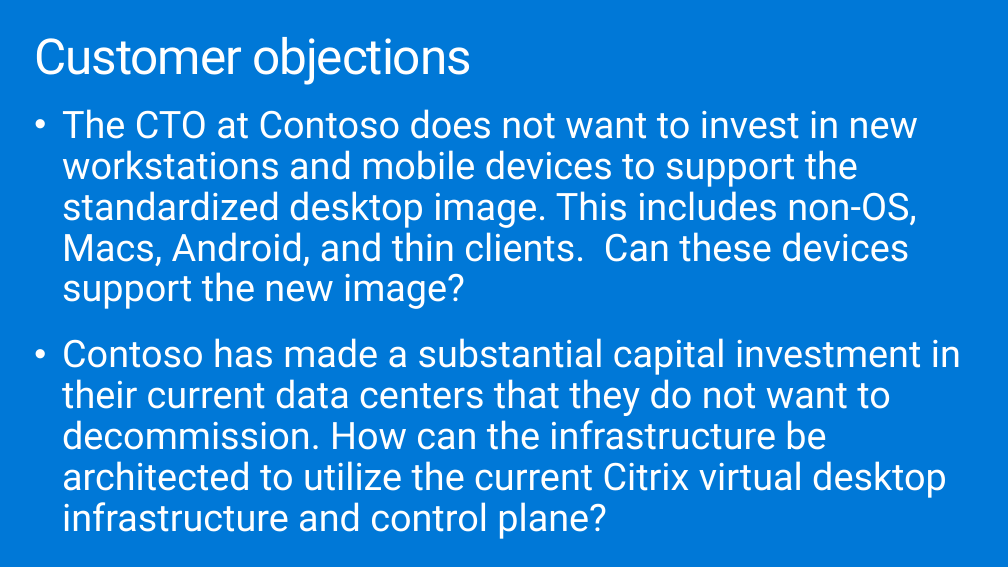
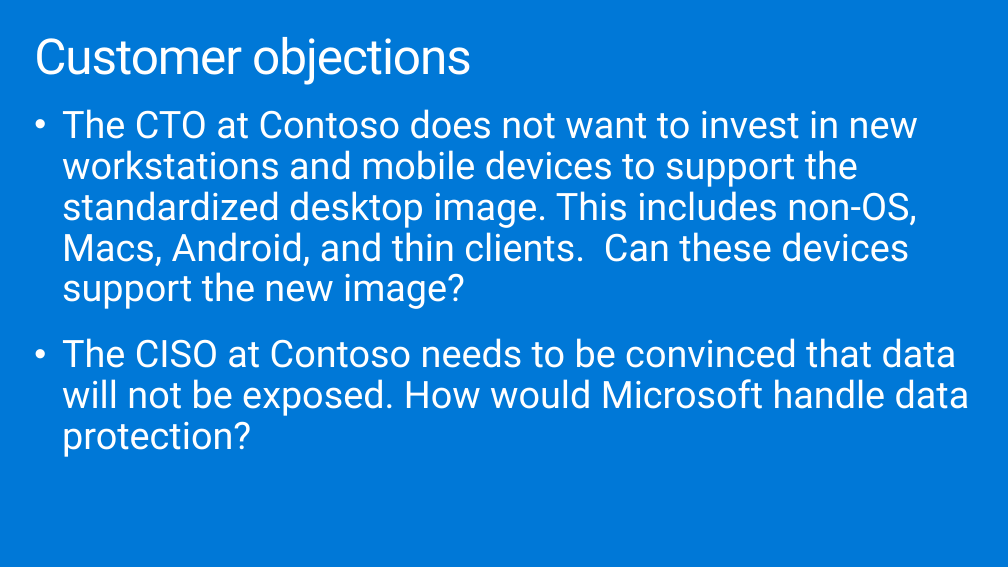
Before and after one commit to dwnatwick/MCW-Windows-Virtual-Desktop, a slide deck: slide 11 of Whiteboard-design-session/WDS trainer presentation - Windows Virtual Desktop.pptx. Drawn at 1008x567 pixels with LibreOffice and Linux fonts; fonts in the diff are those of the drawing. Boxes give left, top, right and bottom in pixels: in the first picture for what was removed or moved away, otherwise in the second. Text is boxed around its words. In the diff, an @@ line names an element or a change of style, - is before the commit and + after.

```diff
--- a/Whiteboard-design-session/WDS trainer presentation - Windows Virtual Desktop.pptx
+++ b/Whiteboard-design-session/WDS trainer presentation - Windows Virtual Desktop.pptx
@@ text at (x1=62, y1=338, x2=970, y2=457): text changed @@
-• Contoso has made a substantial capital investment in their current data centers that they do not want to decommission. How can the infrastructure be architected to utilize the current Citrix virtual desktop infrastructure and control plane?
+• The CISO at Contoso needs to be convinced that data will not be exposed. How would Microsoft handle data protection?
```
Also in this commit, not shown: 4 other slides changed, 3 other files.
